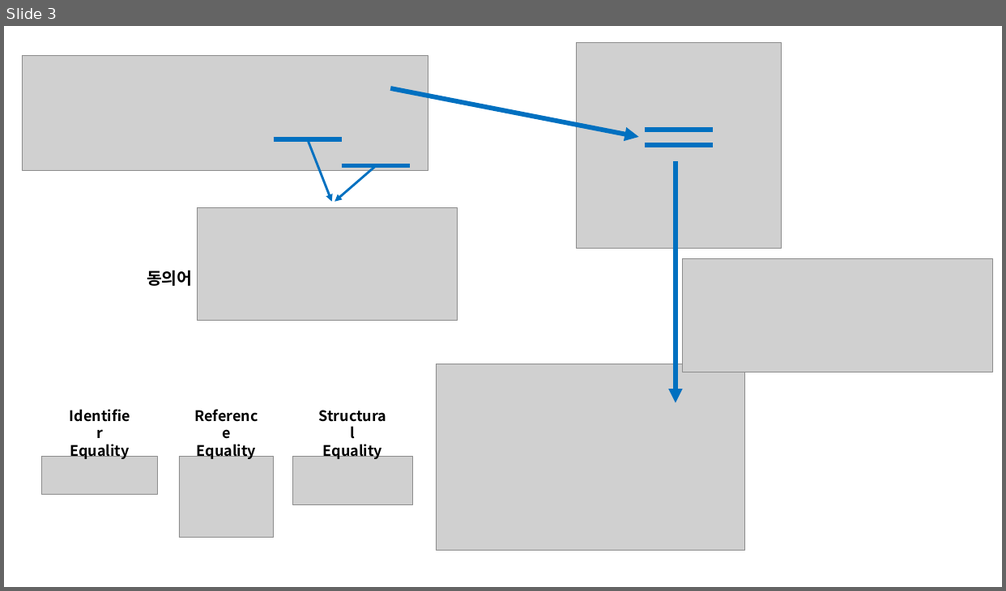
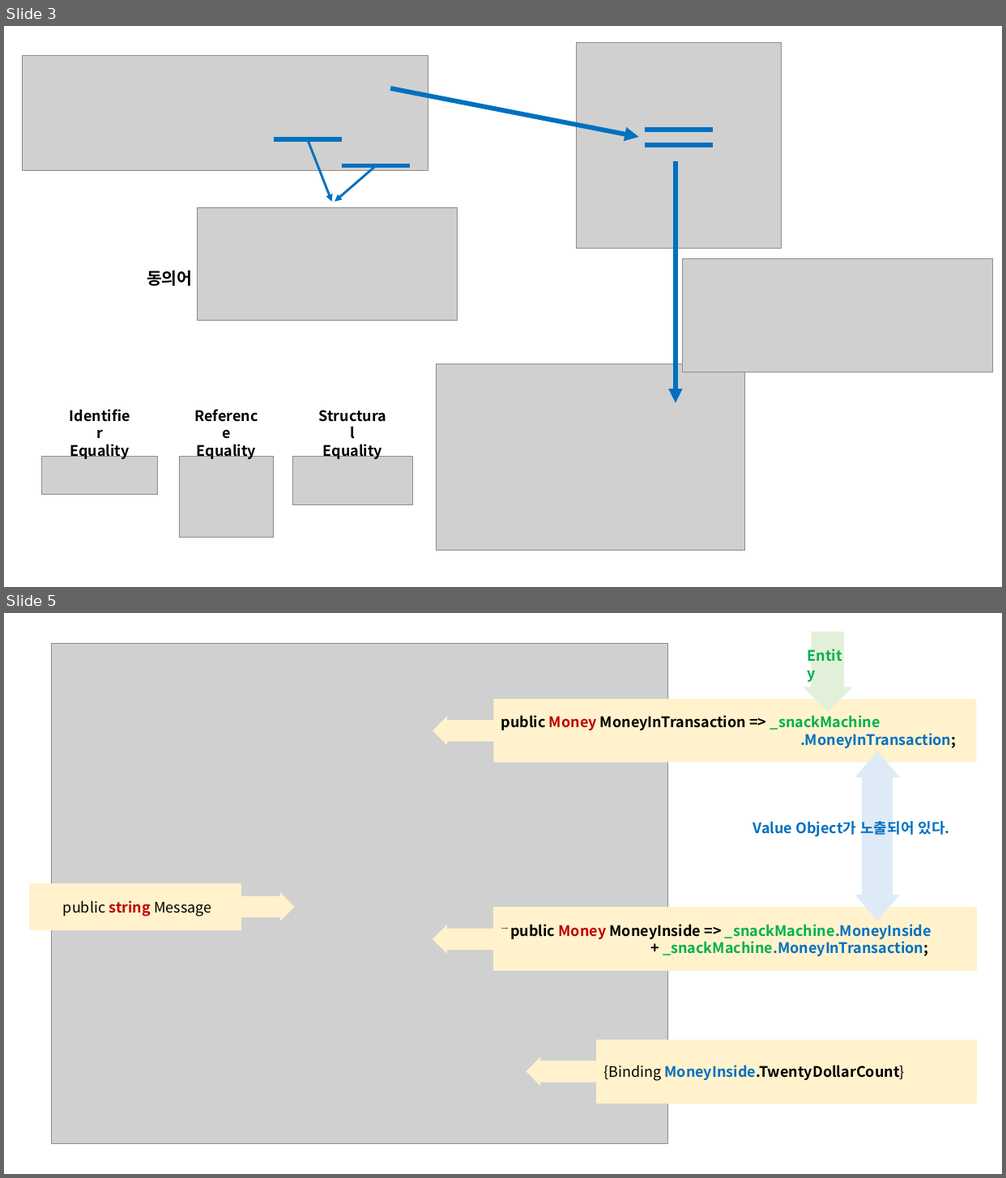
Before and after one commit to hhko/Learning, a slide deck: Lectures/DddInPractice/Docs/Domain-Driven Design in Practice.pptx. Shown one above the other, each under a label of ours: slide 3 before the commit, slides 3 and 5 after it; the slides between them are not shown. The pictures are 1006x591 and 1006x1178 pixels, drawn with LibreOffice and Linux fonts; fonts in the diff are those of the drawing; grey boxes stand for pictures. Boxes give left, top, right and bottom in pixels: in the first picture for what was removed or moved away, otherwise in the second. Text is boxed around its words. In the diff, an @@ line names an element or a change of style, - is before the commit and + after.

```diff
--- a/Lectures/DddInPractice/Docs/Domain-Driven Design in Practice.pptx
+++ b/Lectures/DddInPractice/Docs/Domain-Driven Design in Practice.pptx
@@ slide 5 added at [4,613,1002,1174], background #FFFFFF @@
@@ down arrow added at [804,632,851,711], fill #E2F0D9, outline #E2F0D9 1 pt @@
@@ picture added at [51,643,668,1144] @@
@@ text added at [800,643,856,668], 14 pt, text #00B050, bold @@
+Entity
@@ rectangle added at [493,699,977,763], fill #FFF2CC, 14 pt, text #000000, bold @@
+public Money MoneyInTransaction => _snackMachine
+.MoneyInTransaction;
@@ right arrow added at [433,717,510,744], fill #FFF2CC, outline #FFF2CC 1 pt @@
@@ up down arrow added at [856,752,898,920], fill #DEEBF7, outline #DEEBF7 1 pt @@
@@ text added at [753,821,950,837], 14 pt, text #0070C0, bold @@
+Value Object가 노출되어 있다.
@@ rectangle added at [29,884,241,931], fill #FFF2CC, outline #FFF2CC 0.75 pt, 14 pt, text #000000 @@
+public string Message
@@ right arrow added at [217,894,295,920], fill #FFF2CC, outline #FFF2CC 1 pt @@
@@ right arrow added at [433,926,510,952], fill #FFF2CC, outline #FFF2CC 1 pt @@
@@ rectangle added at [493,908,977,971], fill #FFF2CC, outline #FFF2CC 0.75 pt, 14 pt, text #0070C0, bold @@
+ppublic Money MoneyInside => _snackMachine.MoneyInside
++ _snackMachine.MoneyInTransaction;
@@ rectangle added at [596,1041,977,1103], fill #FFF2CC, outline #FFF2CC 0.75 pt, 14 pt, text #000000, bold @@
+{Binding MoneyInside.TwentyDollarCount}
@@ right arrow added at [526,1059,603,1084], fill #FFF2CC, outline #FFF2CC 1 pt @@
```
Also in this commit, not shown: 1 slide changed, 4 other files.
